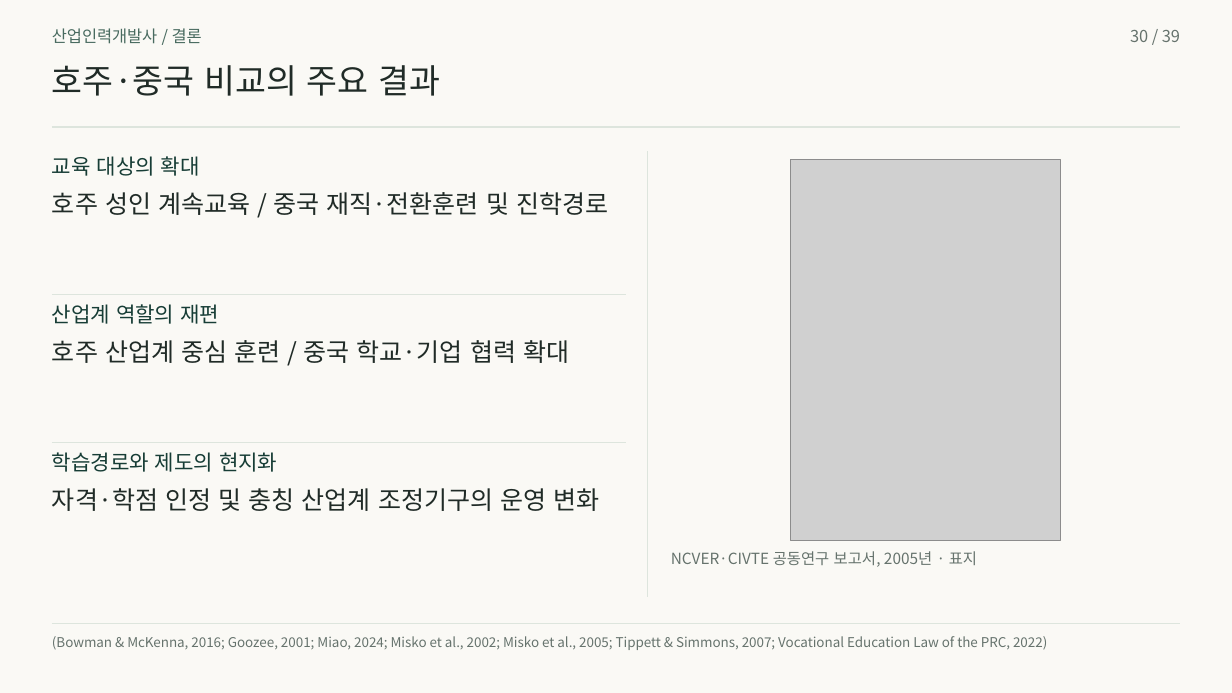
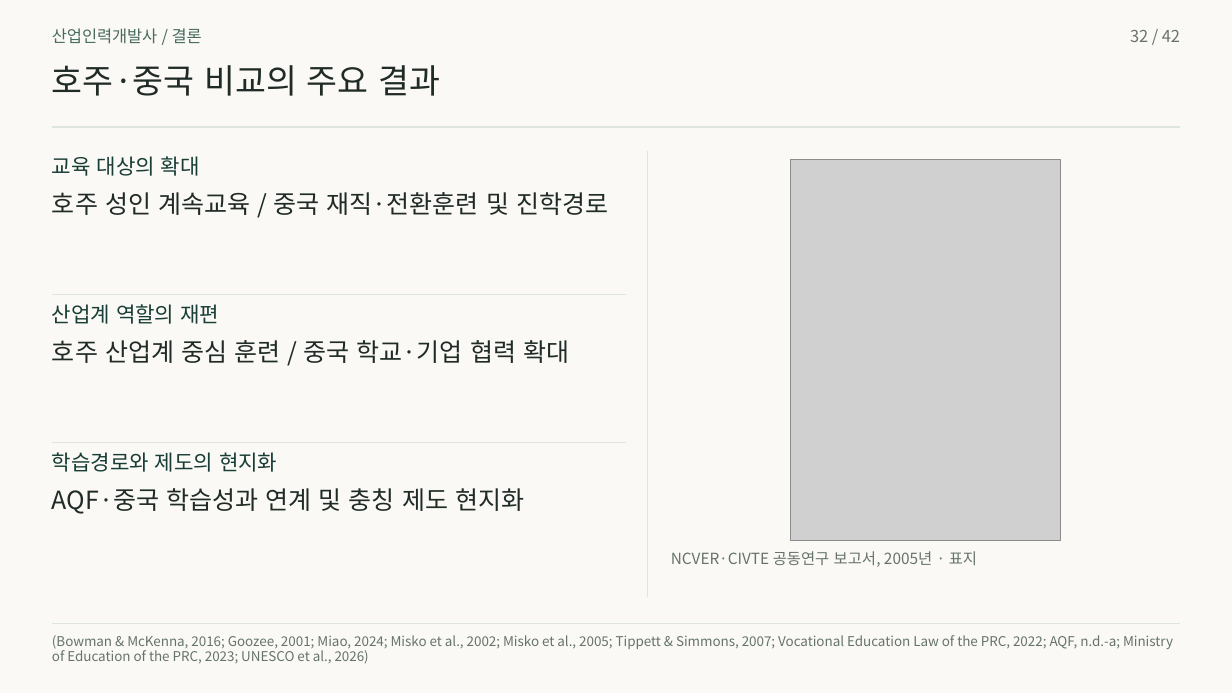
Before and after one commit to 01Chungee10/vet-history-rehearsal, a slide deck: slide 32 of au-cn-2026/presentation.pptx (slide 30 before the commit). Drawn at 1232x693 pixels with LibreOffice and Linux fonts; fonts in the diff are those of the drawing; grey boxes stand for pictures. Boxes give left, top, right and bottom in pixels: in the first picture for what was removed or moved away, otherwise in the second. Text is boxed around its words. In the diff, an @@ line names an element or a change of style, - is before the commit and + after.

```diff
--- a/au-cn-2026/presentation.pptx
+++ b/au-cn-2026/presentation.pptx
@@ text at bbox=[1130, 30, 1180, 42]: text changed @@
-30 / 39
+32 / 42
@@ text at bbox=[52, 488, 525, 514]: text changed @@
-자격·학점 인정 및 충칭 산업계 조정기구의 운영 변화
+AQF·중국 학습성과 연계 및 충칭 제도 현지화
@@ text at bbox=[52, 635, 1173, 649]: text changed @@
-(Bowman & McKenna, 2016; Goozee, 2001; Miao, 2024; Misko et al., 2002; Misko et al., 2005; Tippett & Simmons, 2007; Vocational Education Law of the PRC, 2022)
+(Bowman & McKenna, 2016; Goozee, 2001; Miao, 2024; Misko et al., 2002; Misko et al., 2005; Tippett & Simmons, 2007; Vocational Education Law of the PRC, 2022; AQF, n.d.-a; Ministry
@@ text added at bbox=[52, 647, 369, 664], 10.5 pt, text #66736D @@
+of Education of the PRC, 2023; UNESCO et al., 2026)
```
Also in this commit, not shown: 38 other slides changed, 3 slides added, 46 other files.
